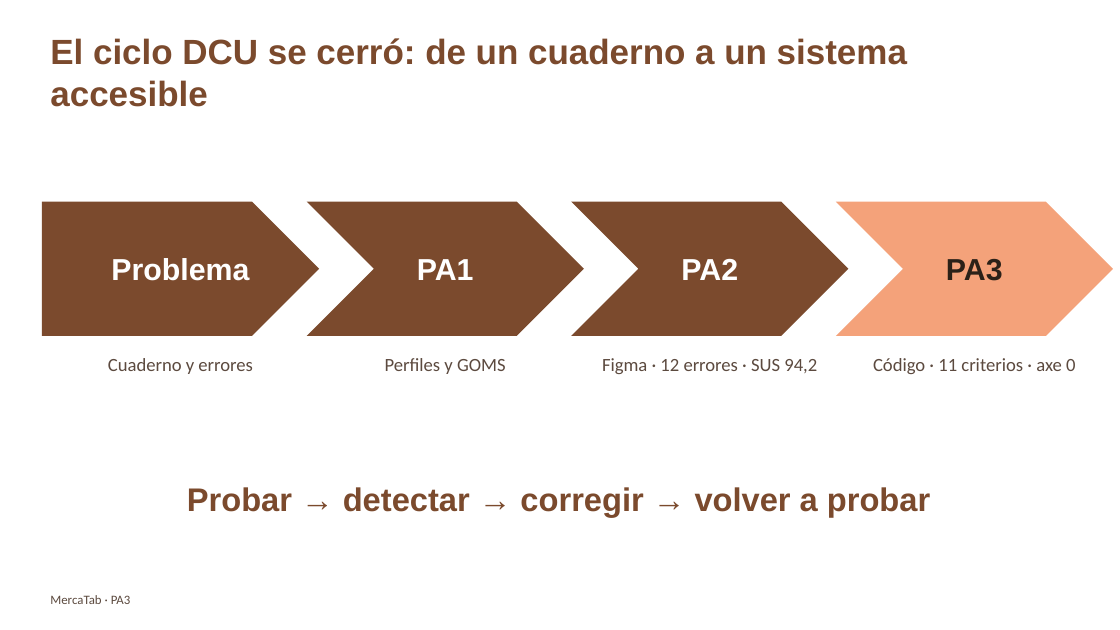
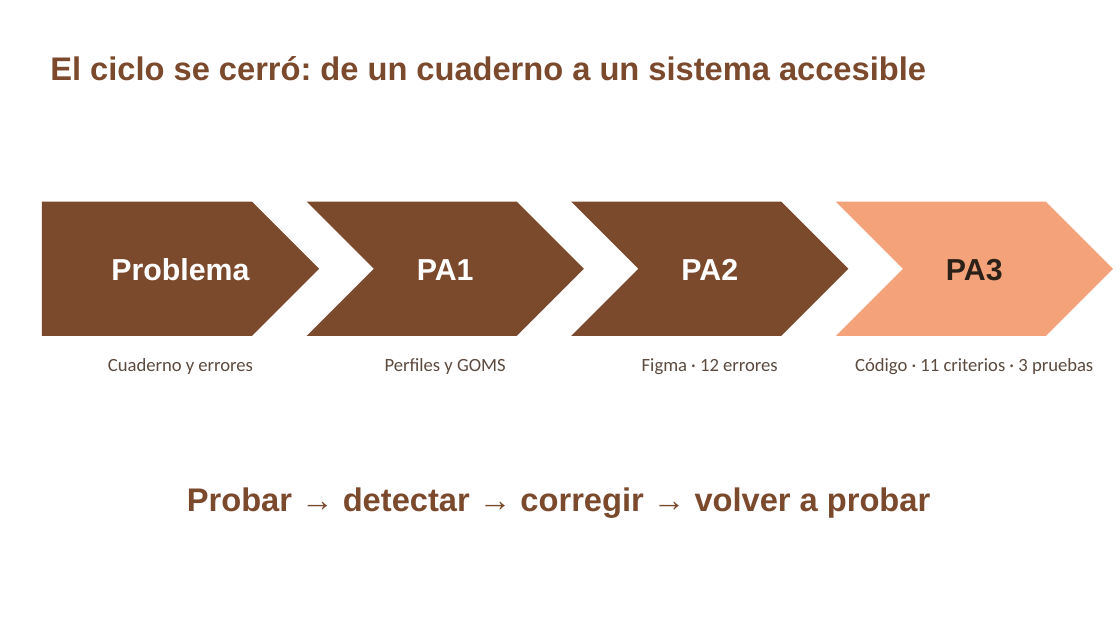
Before and after one commit to Xyzccords/mercatab, a slide deck: slide 8 of PA3_PPT_Guerrero_Salvador.pptx. Drawn at 1120x630 pixels with LibreOffice and Linux fonts; fonts in the diff are those of the drawing. Boxes give left, top, right and bottom in pixels: in the first picture for what was removed or moved away, otherwise in the second. Text is boxed around its words. In the diff, an @@ line names an element or a change of style, - is before the commit and + after.

Commit message:
PPT animado, evidencia de las tres pruebas y sección 6 del informe con datos reales

```diff
--- a/PA3_PPT_Guerrero_Salvador.pptx
+++ b/PA3_PPT_Guerrero_Salvador.pptx
@@ text at (50,56,926,81): text changed; size 30 to 28 pt @@
-El ciclo DCU se cerró: de un cuaderno a un sistema accesible
+El ciclo se cerró: de un cuaderno a un sistema accesible
@@ text at (642,358,778,374): text changed @@
-Figma · 12 errores · SUS 94,2
+Figma · 12 errores
@@ text at (855,358,1093,374): text changed @@
-Código · 11 criterios · axe 0
+Código · 11 criterios · 3 pruebas
@@ text removed at (50,595,131,604) @@
-MercaTab · PA3
```
Also in this commit, not shown: 6 other slides changed, 2 slides added, 2 slides removed, 14 other files.
